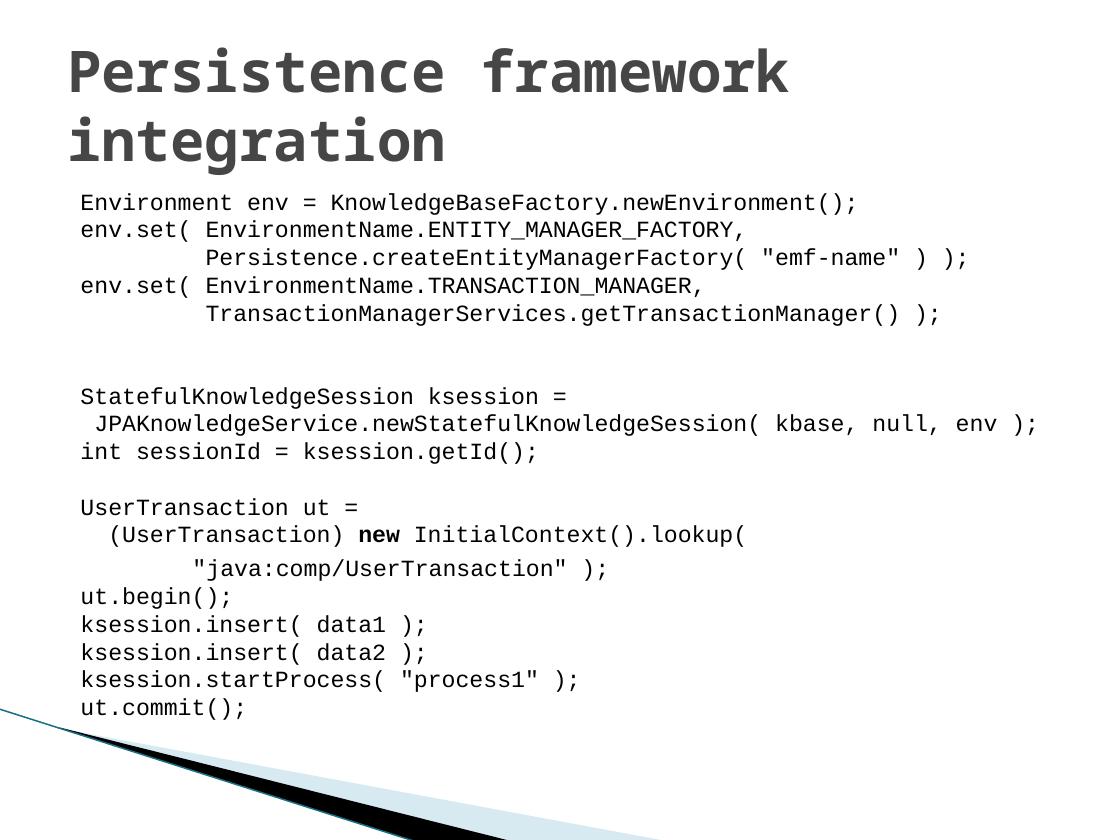
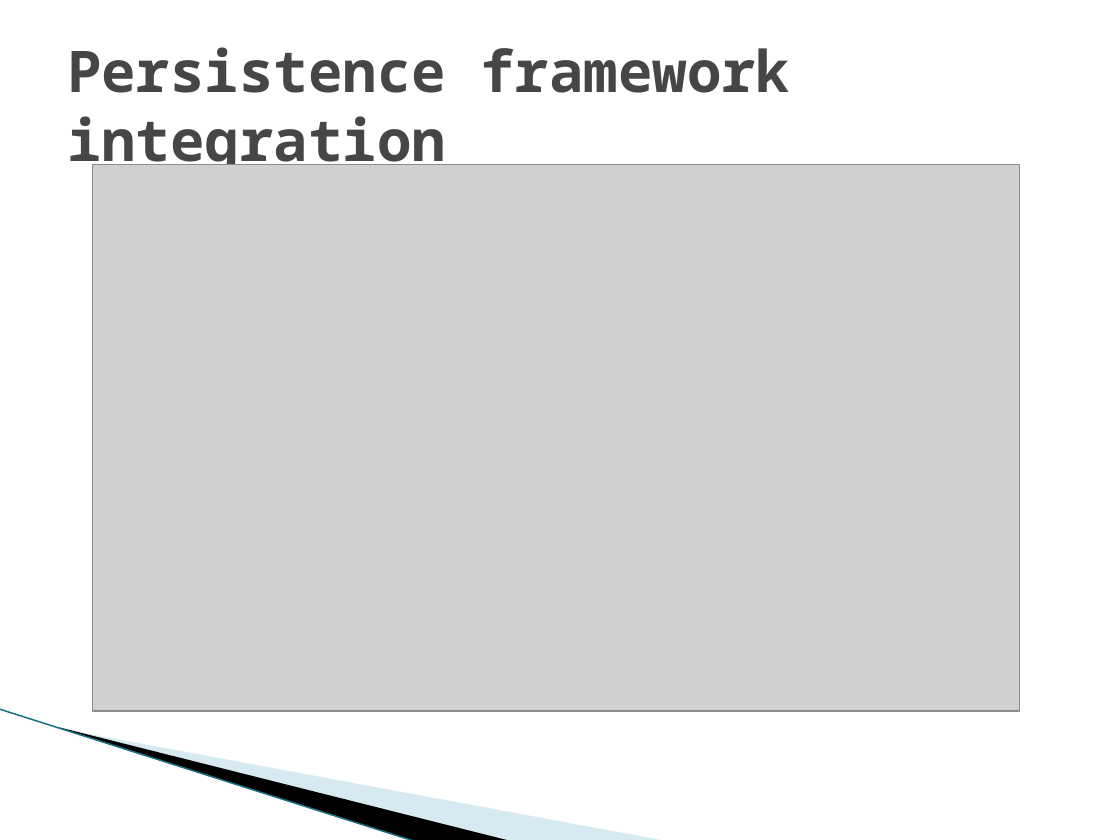
Before and after one commit to gspandy/drools-presentation-and-examples, a slide deck: slide 28 of drools-business-rules-engine.pptx (slide 25 before the commit). Drawn at 1120x840 pixels with LibreOffice and Linux fonts; fonts in the diff are those of the drawing; grey boxes stand for pictures; background and template pictures are left out. Boxes give left, top, right and bottom in pixels: in the first picture for what was removed or moved away, otherwise in the second. Text is boxed around its words. In the diff, an @@ line names an element or a change of style, - is before the commit and + after.

```diff
--- a/drools-business-rules-engine.pptx
+++ b/drools-business-rules-engine.pptx
@@ picture added at [93,165,1019,711] @@
@@ text removed at [80,193,998,720] @@
-Environment env = KnowledgeBaseFactory.newEnvironment();
-env.set( EnvironmentName.ENTITY_MANAGER_FACTORY,
-Persistence.createEntityManagerFactory( "emf-name" ) );
-env.set( EnvironmentName.TRANSACTION_MANAGER,
-TransactionManagerServices.getTransactionManager() );
-StatefulKnowledgeSession ksession =
-JPAKnowledgeService.newStatefulKnowledgeSession( kbase, null, env );
-int sessionId = ksession.getId();
-UserTransaction ut =
-(UserTransaction) new InitialContext().lookup(
-"java:comp/UserTransaction" );
-ut.begin();
-ksession.insert( data1 );
-ksession.insert( data2 );
-ksession.startProcess( "process1" );
-ut.commit();
```
Also in this commit, not shown: 3 other slides changed, 3 slides added.
